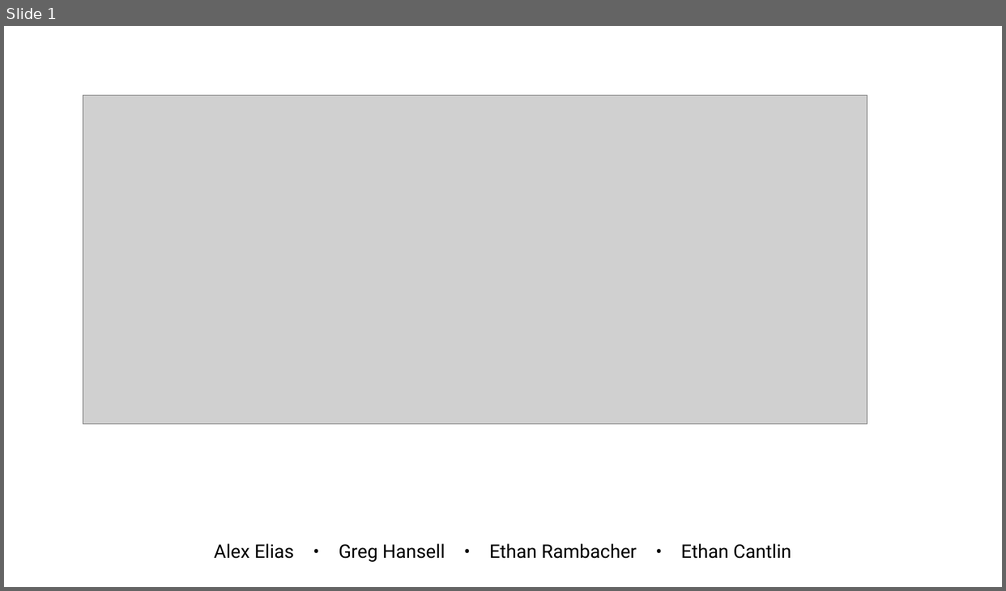
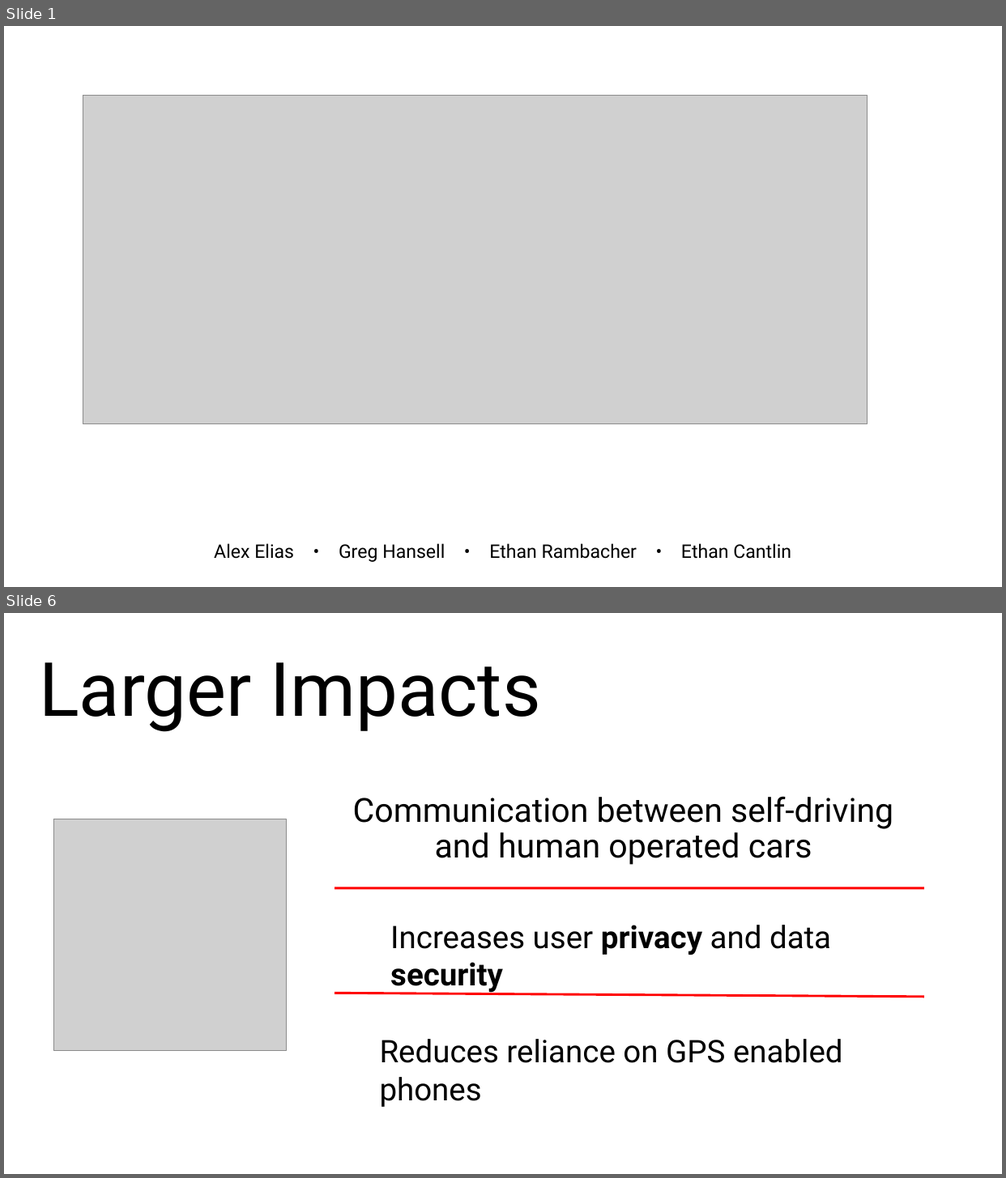
Before and after one commit to gregjhansell97/country-roads, a slide deck: presentation.pptx. Shown one above the other, each under a label of ours: slide 1 before the commit, slides 1 and 6 after it; the slides between them are not shown. The pictures are 1006x591 and 1006x1178 pixels, drawn with LibreOffice and Linux fonts; fonts in the diff are those of the drawing; grey boxes stand for pictures. Boxes give left, top, right and bottom in pixels: in the first picture for what was removed or moved away, otherwise in the second. Text is boxed around its words. In the diff, an @@ line names an element or a change of style, - is before the commit and + after.

```diff
--- a/presentation.pptx
+++ b/presentation.pptx
@@ slide 6 added at (4, 613, 1002, 1174), background #FFFFFF @@
@@ title added at (39, 662, 540, 732), 72 pt, text #000000 @@
+Larger Impacts
@@ text added at (353, 796, 893, 865), 32 pt, text #000000 @@
+Communication between self-driving and human operated cars
@@ picture added at (54, 819, 286, 1051) @@
@@ line added from (335, 888) to (924, 888), #FF0000 2.25 pt @@
@@ text added at (390, 925, 831, 994), 30 pt, text #000000 @@
+Increases user privacy and data security
@@ line added from (335, 994) to (924, 997), #FF0000 2.25 pt @@
@@ text added at (380, 1039, 843, 1107), 30 pt, text #000000 @@
+Reduces reliance on GPS enabled phones
```
Also in this commit, not shown: 2 slides changed, 4 other slides added, 1 slide removed, 12 other files.
